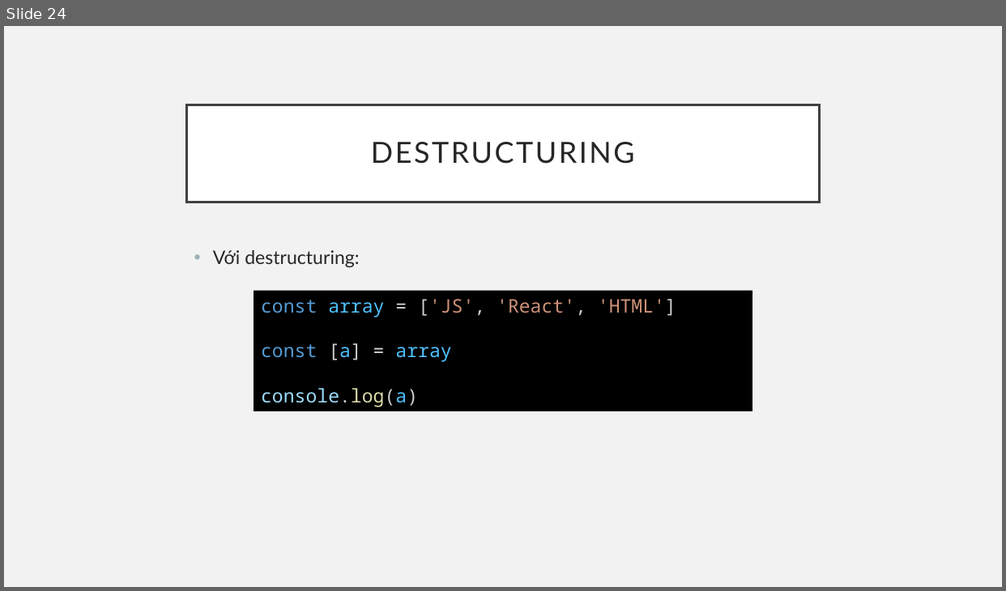
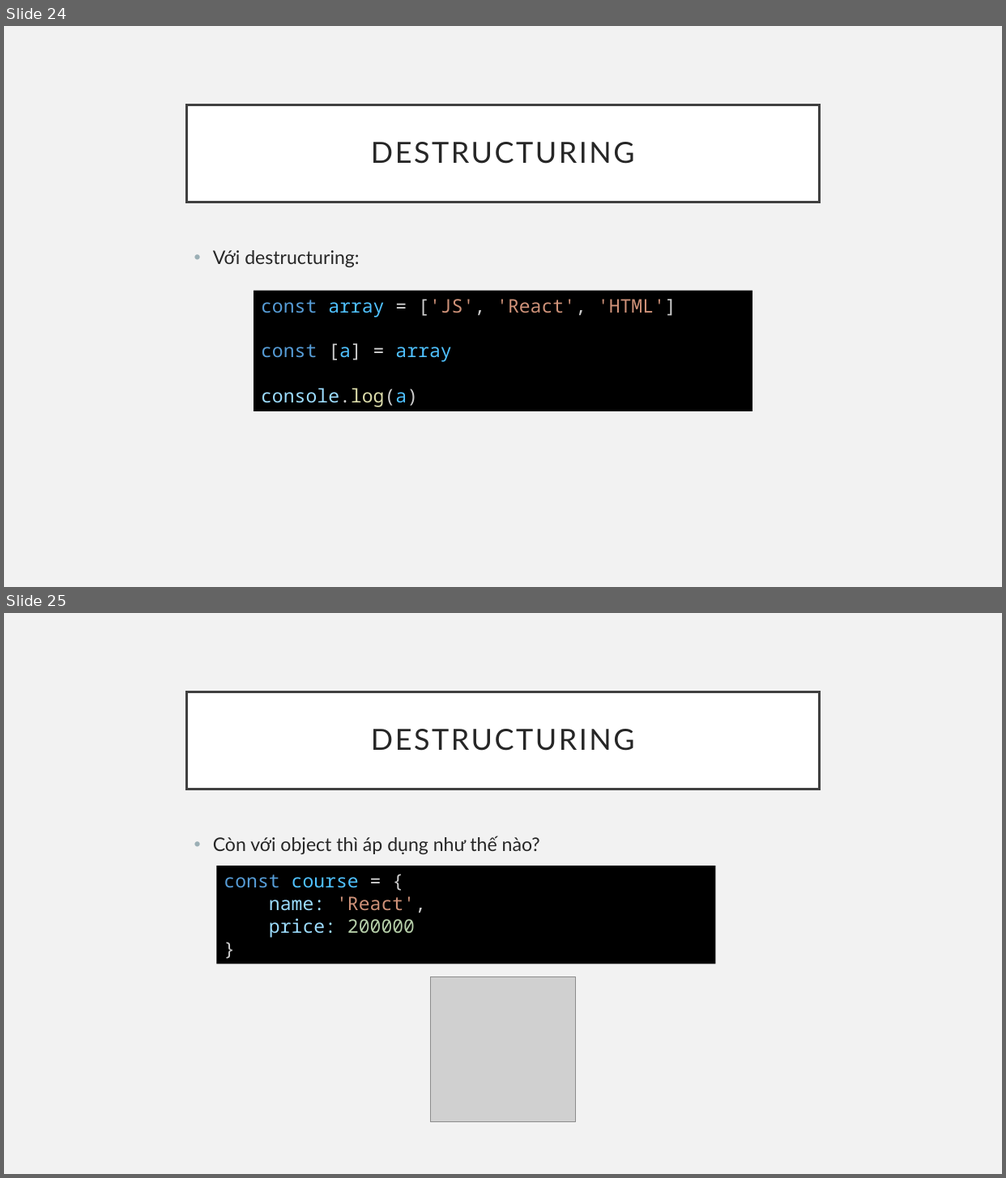
Before and after one commit to sobbingwind/React, a slide deck: ES6_2.pptx. Shown one above the other, each under a label of ours: slide 24 before the commit, slides 24 and 25 after it. The pictures are 1006x591 and 1006x1178 pixels, drawn with LibreOffice and Linux fonts; fonts in the diff are those of the drawing; grey boxes stand for pictures. Boxes give left, top, right and bottom in pixels: in the first picture for what was removed or moved away, otherwise in the second. Text is boxed around its words. In the diff, an @@ line names an element or a change of style, - is before the commit and + after.

```diff
--- a/ES6_2.pptx
+++ b/ES6_2.pptx
@@ slide 25 added at bbox=[4, 613, 1002, 1174], background #F2F2F2 @@
@@ title added at bbox=[187, 692, 819, 789], fill #FFFFFF, outline #404040 2.5 pt, 28 pt, text #262626 @@
+DESTRUCTURING
@@ text added at bbox=[213, 836, 540, 855], 18 pt, text #262626 @@
+• Còn với object thì áp dụng như thế nào?
@@ rectangle added at bbox=[216, 866, 716, 964], fill #000000, 18 pt, text #9CDCFE @@
+const course = {
+name: 'React',
+price: 200000
+}
@@ picture added at bbox=[431, 977, 576, 1122] @@
```
Also in this commit, not shown: 47 other slides added.
